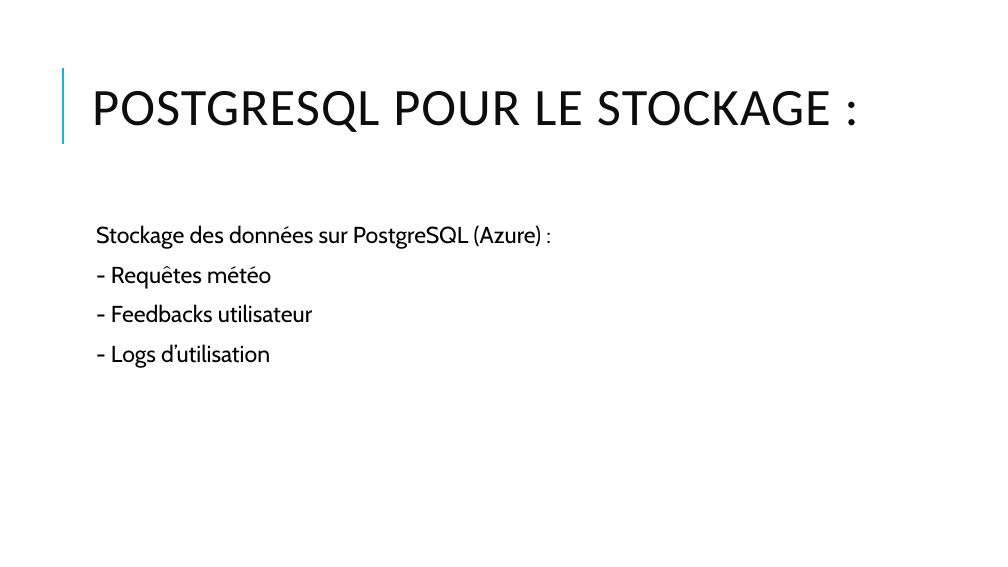
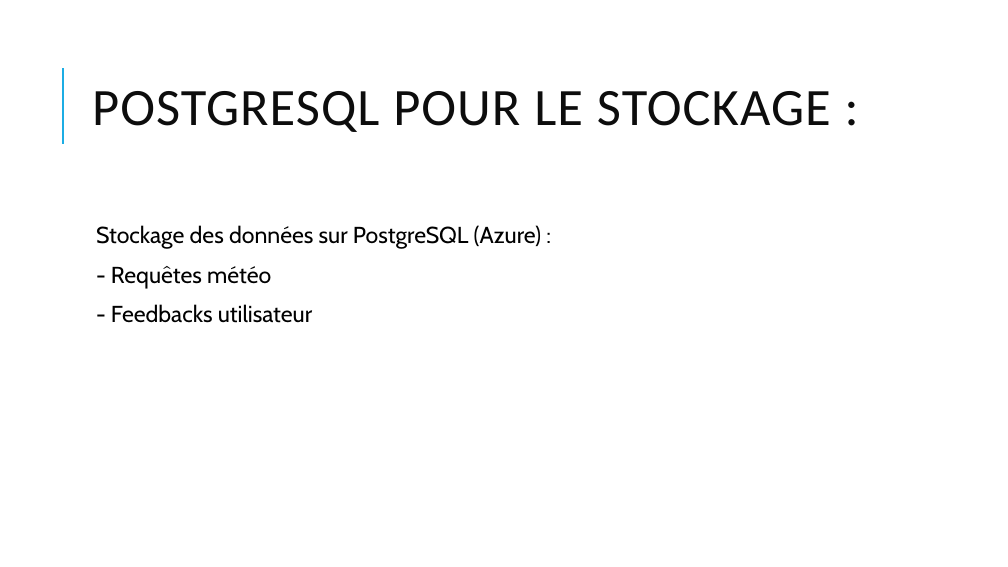
Before and after one commit to sebbdxia/VW---Vocal-Weather-version-2025-, a slide deck: slide 9 of 3-Documentation/Application Météo.pptx (slide 8 before the commit). Drawn at 1008x567 pixels with LibreOffice and Linux fonts; fonts in the diff are those of the drawing. Boxes give left, top, right and bottom in pixels: in the first picture for what was removed or moved away, otherwise in the second. Text is boxed around its words. In the diff, an @@ line names an element or a change of style, - is before the commit and + after.

```diff
--- a/3-Documentation/Application Météo.pptx
+++ b/3-Documentation/Application Météo.pptx
@@ text at [111,344,270,368]: paragraph removed @@
-  - Logs d’utilisation
```
Also in this commit, not shown: 1 slide added, 2 other files.
